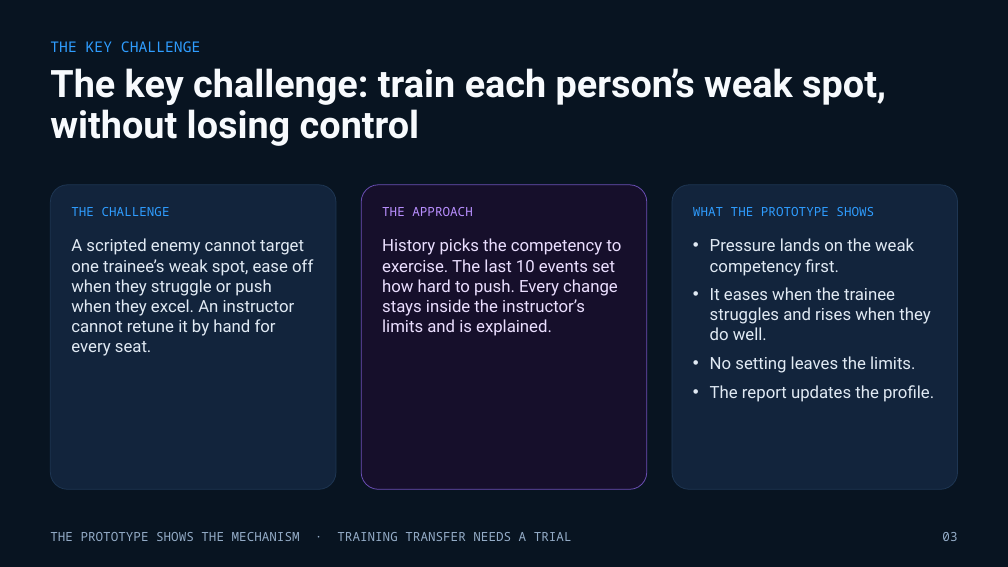
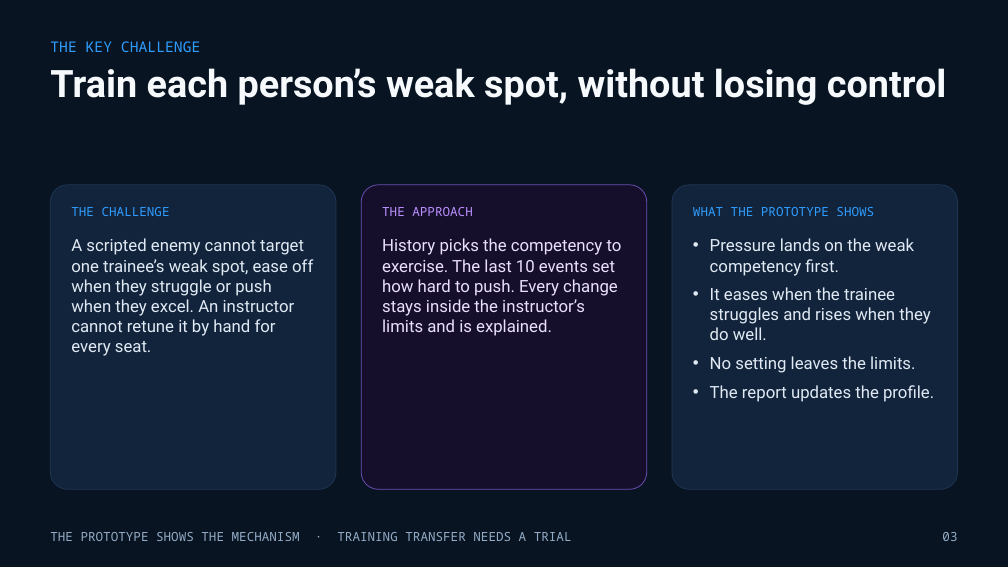
Before and after one commit to buttception/T-S_Hackathon26, a slide deck: slide 3 of cgf-demo/docs/pitch/Adaptive-CGF-Trainer.pptx. Drawn at 1008x567 pixels with LibreOffice and Linux fonts; fonts in the diff are those of the drawing. Boxes give left, top, right and bottom in pixels: in the first picture for what was removed or moved away, otherwise in the second. Text is boxed around its words. In the diff, an @@ line names an element or a change of style, - is before the commit and + after.

Commit message:
Updated slides again

```diff
--- a/cgf-demo/docs/pitch/Adaptive-CGF-Trainer.pptx
+++ b/cgf-demo/docs/pitch/Adaptive-CGF-Trainer.pptx
@@ title at box(50, 68, 946, 105): text changed @@
-The key challenge: train each person’s weak spot, without losing control
+Train each person’s weak spot, without losing control
```
